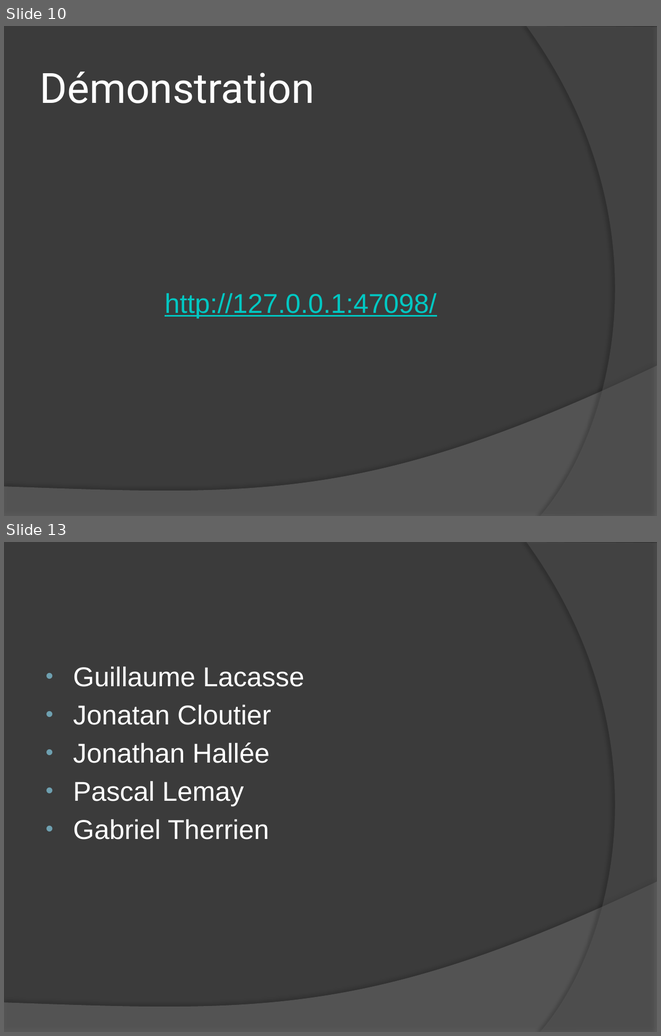
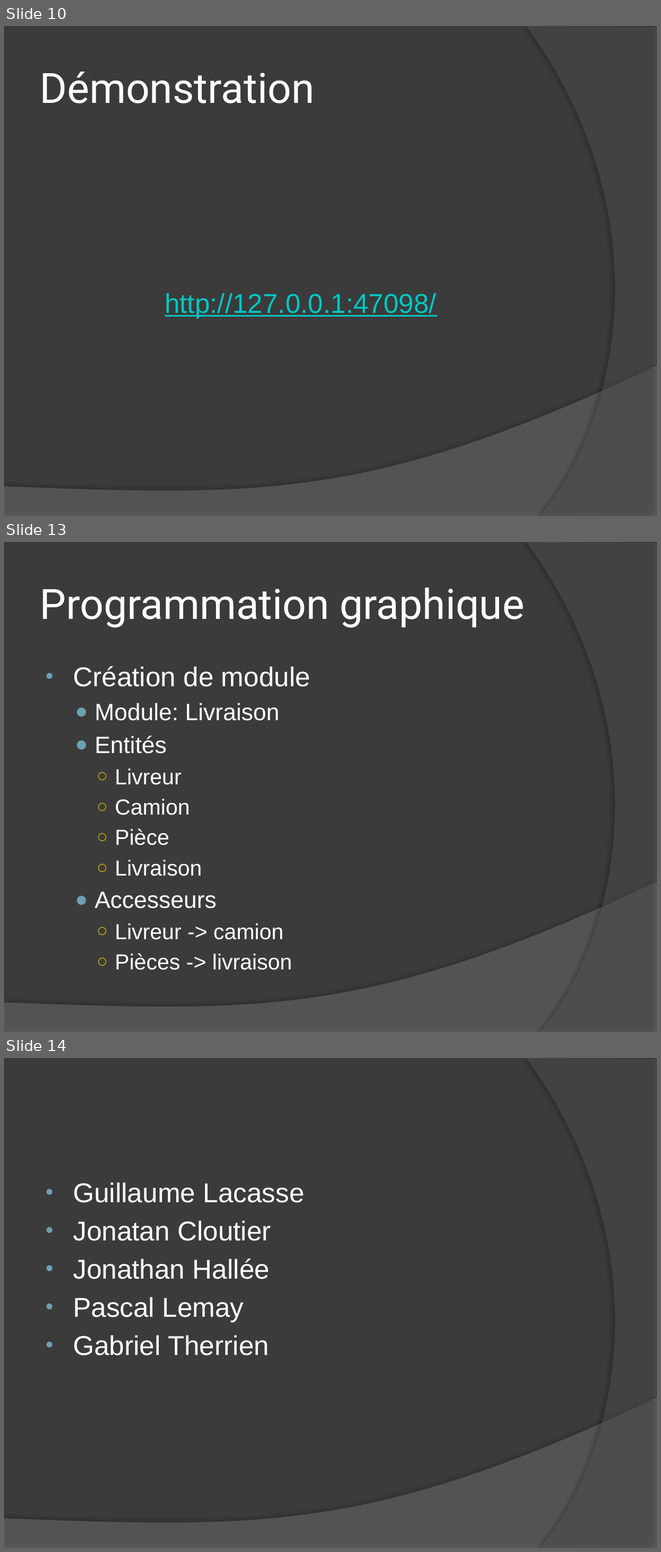
Before and after one commit to udovisdevoh/newtonerp, a slide deck: NewtonERP/Documentation/BeeERP_presentation.pptx. Shown one above the other, each under a label of ours: slides 10 and 13 before the commit, slides 10, 13 and 14 after it; the slides between them are not shown. The pictures are 661x1036 and 661x1552 pixels, drawn with LibreOffice and Linux fonts; fonts in the diff are those of the drawing. Boxes give left, top, right and bottom in pixels: in the first picture for what was removed or moved away, otherwise in the second. Text is boxed around its words. In the diff, an @@ line names an element or a change of style, - is before the commit and + after.

```diff
--- a/NewtonERP/Documentation/BeeERP_presentation.pptx
+++ b/NewtonERP/Documentation/BeeERP_presentation.pptx
@@ slide 13 added at bbox=[4, 542, 657, 1032], background #3B3B3B; not listed: 2 template elements that a slide beside it also shows @@
@@ title added at bbox=[40, 588, 524, 628], 46 pt, text #FFFFFF @@
+Programmation graphique
@@ text added at bbox=[73, 666, 310, 970], 24 pt, text #FFFFFF @@
+• Création de module
+  ● Module: Livraison
+  ● Entités
+    ○ Livreur
+    ○ Camion
+    ○ Pièce
+    ○ Livraison
+  ● Accesseurs
+    ○ Livreur -> camion
+    ○ Pièces -> livraison
@@ what was slide 13 is now slide 14 @@
```
Also in this commit, not shown: 2 slides changed.
